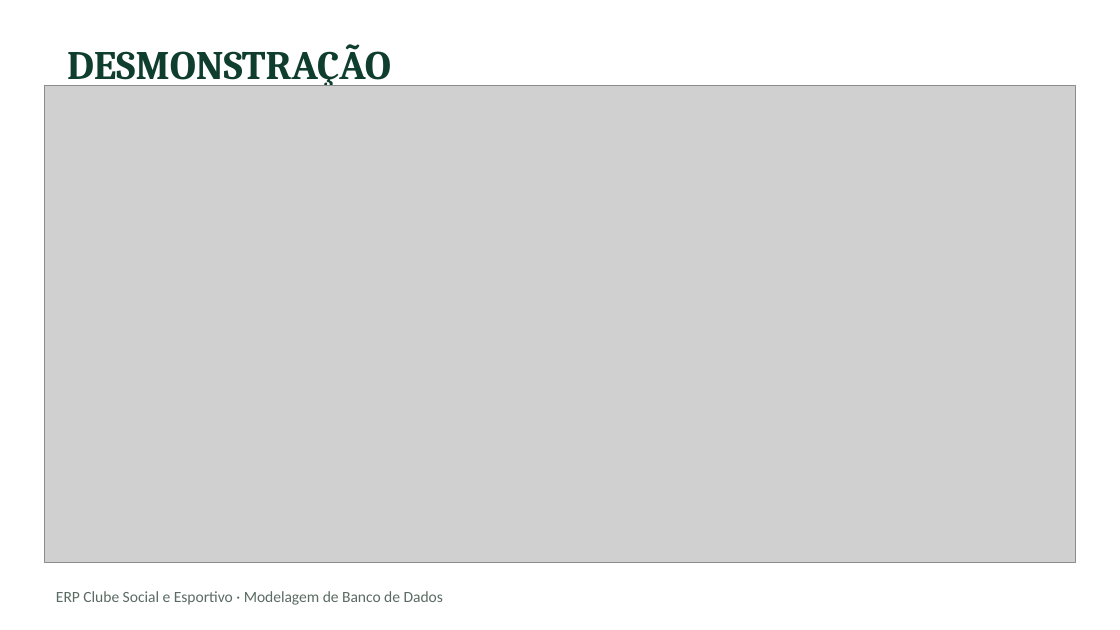
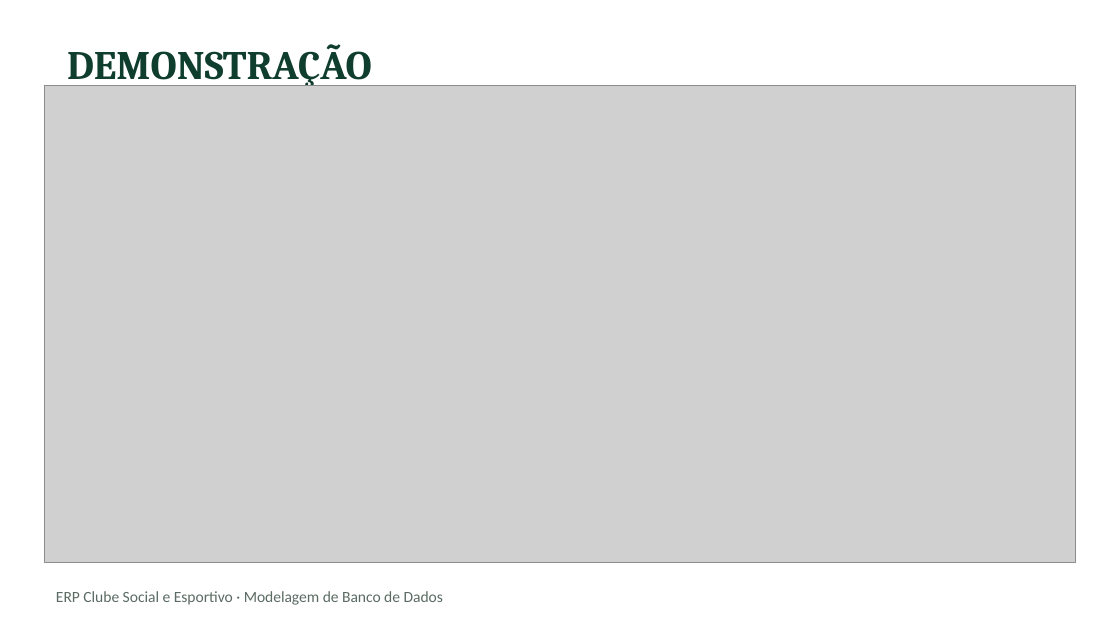
Before and after one commit to Gustavogomessk/projeto_erp_clube, a slide deck: slide 10 of apresentacao/ERP_Clube_Apresentacao_Final (1).pptx. Drawn at 1120x630 pixels with LibreOffice and Linux fonts; fonts in the diff are those of the drawing; grey boxes stand for pictures. Boxes give left, top, right and bottom in pixels: in the first picture for what was removed or moved away, otherwise in the second. Text is boxed around its words. In the diff, an @@ line names an element or a change of style, - is before the commit and + after.

Commit message:
Ajustes na apresentação do projeto

```diff
--- a/apresentacao/ERP_Clube_Apresentacao_Final (1).pptx
+++ b/apresentacao/ERP_Clube_Apresentacao_Final (1).pptx
@@ title at <box>67,44,372,89</box>: text changed @@
-DESMONSTRAÇÃO
+DEMONSTRAÇÃO
```
